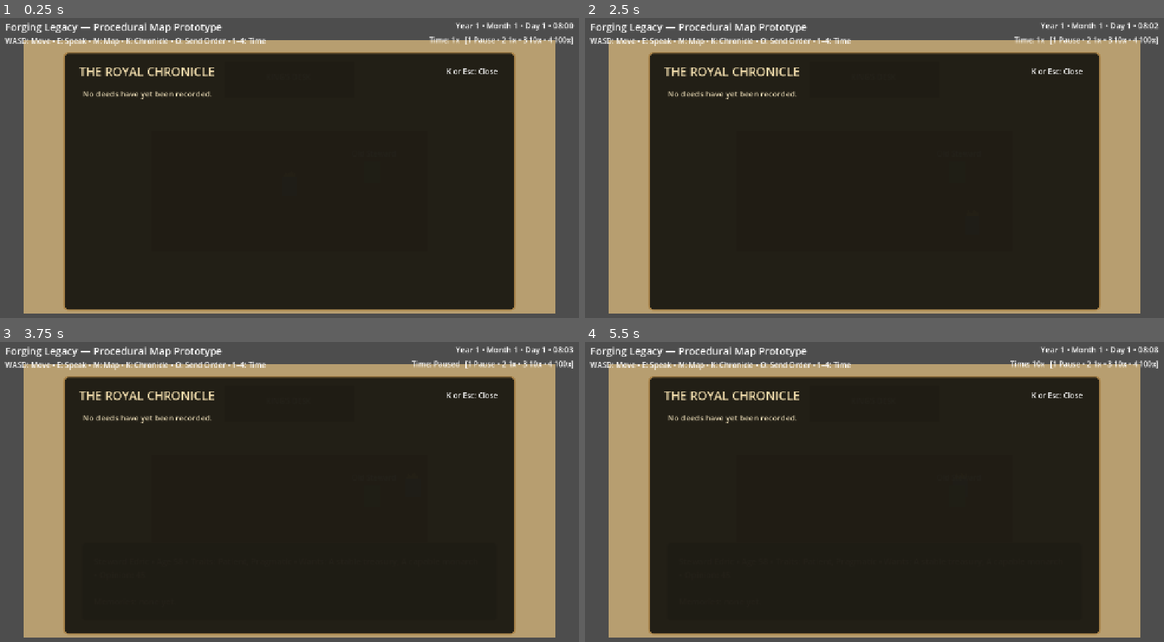
Above: before the commit, frames 1-4 (two rows, left to right).
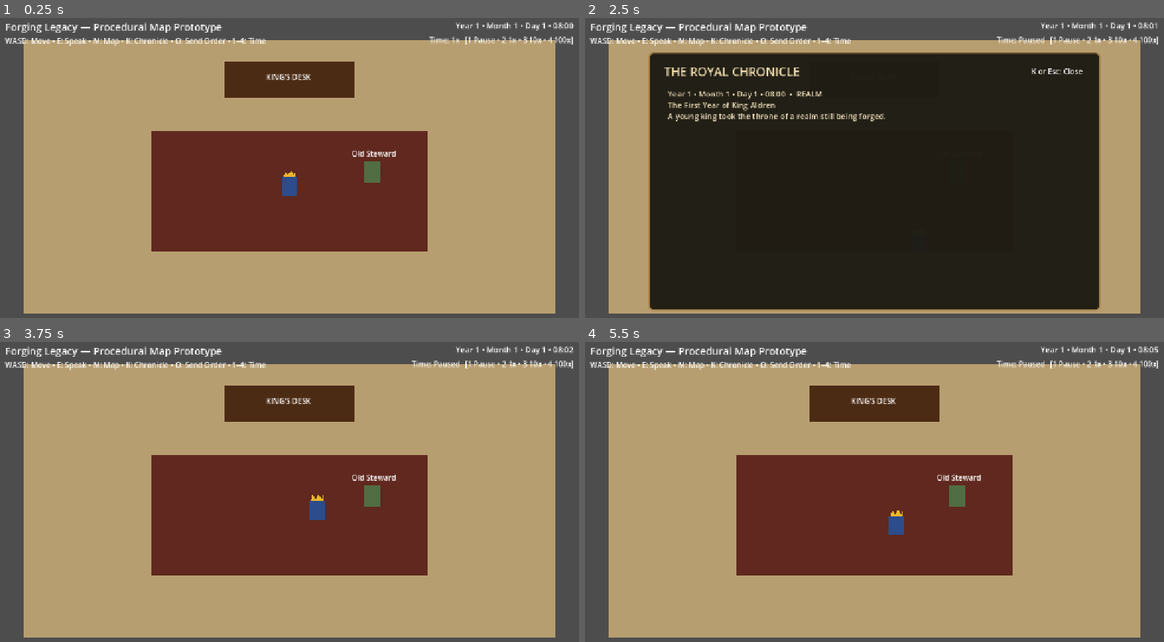
Above: after the commit, the same moments.

Repository: thomasmcanerney-gif/forging-legacy-game
Game: Godot game, scene res://scenes/main.tscn
The game is run twice, just before and just after one commit, with the same random seed, the same clock (stepped at 60 frames per second) and the same inputs.
Inputs (mouse positions are in pixels of both pictures, inside the frame that each line leads up to):
- Up to frame 1 (0.25 s): no input
- Up to frame 2 (2.5 s): tap Enter at 0.5 s; move the mouse to (1001, 159) at 0.52 s; hold D (move_right) 0.53-1.28 s; tap E (interact) at 0.6, 1.25, 1.55, 2.1 s; click (1001, 159) at 0.67 s; tap K at 0.8, 1.35, 2.3 s; move the mouse to (758, 192) at 1.27 s; hold S (move_down) 1.28-2.03 s; move the mouse to (932, 105) at 2.02 s; hold D (move_right) from 2.03 s (still down)
- Up to frame 3 (3.75 s): tap Enter at 2.75 s; move the mouse to (260, 567) at 2.77 s; release D (move_right) at 2.78 s; hold W (move_up) 2.78-3.53 s; tap K at 2.85 s; click (260, 567) at 2.92 s; tap E (interact) at 3.05, 3.5 s; move the mouse to (468, 552) at 3.52 s; hold A (move_left) from 3.53 s (still down); tap 1 at 3.6 s
- Up to frame 4 (5.5 s): tap K at 3.8, 5.3 s; tap Enter at 4.25 s; move the mouse to (695, 450) at 4.27 s; tap 2 at 4.35 s; tap E (interact) at 4.55, 5 s; move the mouse to (903, 501) at 5.02 s; release A (move_left) at 5.03 s; hold S (move_down) from 5.03 s (still down); tap 3 at 5.1 s; click (903, 501) at 5.17 s

The runs differ from the first frame. In frame 1, 67% of the frame differs, in the area x 10-90%, y 11-98%; in frame 2, 1.2%; in frame 3, 67%; in frame 4, 67%, in the area x 10-99%, y 1-98%.

Commit message:
Record game events in an interactive Chronicle

Diff:
--- a/scripts/main.gd
+++ b/scripts/main.gd
@@ -17,15 +17,20 @@
 @onready var selected_region_label: Label = $UI/MapPanel/SelectedRegion
 @onready var procedural_map: ProceduralMap = $UI/MapPanel/ProceduralMap
 @onready var messenger_marker: Polygon2D = $UI/MapPanel/ProceduralMap/Messenger
+@onready var chronicle_panel: Panel = $UI/ChroniclePanel
+@onready var chronicle_text: RichTextLabel = $UI/ChroniclePanel/ChronicleText
 
 var diplomacy_system: DiplomacySystem = DiplomacySystem.new()
 var foreign_event_system: ForeignEventSystem = ForeignEventSystem.new()
 var regional_decision_system: RegionalDecisionSystem = RegionalDecisionSystem.new()
+var chronicle: Chronicle = Chronicle.new()
 var dialogue_open: bool = false
 var map_open: bool = false
 var world_view: bool = false
 var selected_region_index: int = 0
 var selected_kingdom_id: String = "player"
+var chronicle_open: bool = false
+var speed_before_chronicle: float = 1.0
 
 func _ready() -> void:
 	add_child(diplomacy_system)
@@ -34,6 +39,7 @@
 	dialogue_panel.visible = false
 	prompt.visible = false
 	map_panel.visible = false
+	chronicle_panel.visible = false
 	messenger_marker.visible = false
 	procedural_map.setup(kingdom_state)
 	procedural_map.region_clicked.connect(_select_region_by_id)
@@ -57,6 +63,7 @@
 	_on_speed_changed(game_time.get_speed_name())
 	_update_map_mode_text()
 	_update_selected_region_display()
+	_record_chronicle("Realm", "The First Year of King Aldren", "A young king took the throne of a realm still being forged.")
 
 func _process(delta: float) -> void:
 	messenger_system.advance(delta, game_time.speed_multiplier)
@@ -67,8 +74,8 @@
 		var diplomatic_ruler: CharacterData = kingdom_state.get_ruler_for_kingdom(diplomacy_system.target_id)
 		diplomacy_system.advance(delta, game_time.speed_multiplier, diplomatic_target, diplomatic_ruler)
 	var close_enough: bool = player.global_position.distance_to(advisor.global_position) < 90.0
-	prompt.visible = close_enough and not dialogue_open and not map_open
-	if close_enough and Input.is_action_just_pressed("interact") and not map_open:
+	prompt.visible = close_enough and not dialogue_open and not map_open and not chronicle_open
+	if close_enough and Input.is_action_just_pressed("interact") and not map_open and not chronicle_open:
 		_set_dialogue_open(not dialogue_open)
 		if dialogue_open:
 			var steward: CharacterData = kingdom_state.get_character("steward")
@@ -85,6 +92,7 @@
 			KEY_3: game_time.set_speed(10.0)
 			KEY_4: game_time.set_speed(100.0)
 			KEY_M: _toggle_map()
+			KEY_K: _toggle_chronicle()
 			KEY_V:
 				if map_open: _toggle_world_view()
 			KEY_T:
@@ -107,9 +115,35 @@
 			KEY_P:
 				if regional_decision_system.is_waiting_for_decision(): _choose_regional_response("pardon")
 			KEY_ESCAPE:
-				if map_open and not foreign_event_system.is_waiting_for_decision() and not regional_decision_system.is_waiting_for_decision(): _set_map_open(false)
+				if chronicle_open: _set_chronicle_open(false)
+				elif map_open and not foreign_event_system.is_waiting_for_decision() and not regional_decision_system.is_waiting_for_decision(): _set_map_open(false)
+
+func _toggle_chronicle() -> void:
+	if foreign_event_system.is_waiting_for_decision() or regional_decision_system.is_waiting_for_decision():
+		return
+	_set_chronicle_open(not chronicle_open)
+
+func _set_chronicle_open(open: bool) -> void:
+	chronicle_open = open
+	chronicle_panel.visible = open
+	if open:
+		if map_open: _set_map_open(false)
+		if dialogue_open: _set_dialogue_open(false)
+		speed_before_chronicle = game_time.speed_multiplier
+		game_time.set_speed(0.0)
+		chronicle_text.text = chronicle.get_display_text()
+	else:
+		game_time.set_speed(speed_before_chronicle)
+	player.set_movement_enabled(not open and not map_open and not dialogue_open)
+	prompt.visible = false
+
+func _record_chronicle(category: String, title: String, description: String) -> void:
+	chronicle.record(game_time.get_display_text(), category, title, description)
+	if chronicle_open:
+		chronicle_text.text = chronicle.get_display_text()
 
 func _toggle_map() -> void:
+	if chronicle_open: return
 	if (foreign_event_system.is_waiting_for_decision() or regional_decision_system.is_waiting_for_decision()) and map_open:
 		return
 	_set_map_open(not map_open)
@@ -240,6 +274,8 @@
 
 func _choose_coup_response(choice: String) -> void:
 	if not foreign_event_system.choose_response(choice): return
+	var coup_choice: String = "Support King Malek" if choice == "support" else ("Recognize the rebels" if choice == "recognize" else "Remain neutral")
+	_record_chronicle("Foreign Affairs", "The Edrath Coup", "King Aldren chose to %s." % coup_choice.to_lower())
 	var edrath: WorldKingdomData = kingdom_state.get_world_kingdom("edrath")
 	if edrath == null: return
 	if choice == "support":
@@ -255,6 +291,8 @@
 		map_status.text = "Another royal messenger is still abroad. The March must wait for his return."
 		return
 	if not regional_decision_system.choose_response(choice): return
+	var choice_title: String = "Hunt the bandits" if choice == "hunt" else ("Guard the roads" if choice == "guard" else "Offer pardon for service")
+	_record_chronicle("Royal Decision", "The Bandits of Northern March", "King Aldren ordered: %s." % choice_title)
 	var northern_march: RegionData = kingdom_state.get_region("northern_march")
 	if northern_march == null: return
 	var order_text: String = ""
@@ -320,6 +358,7 @@
 			_update_map_mode_text()
 			selected_region_label.text = "REPORT FROM NORTHERN MARCH"
 			map_status.text = messenger_system.last_report
+			_record_chronicle("Regional Report", "The March Answered", messenger_system.last_report)
 		else:
 			_update_selected_region_display()
 
@@ -368,6 +407,7 @@
 		else:
 			target.change_relation(-5)
 			result_text = "%s refused the alliance." % target.ruler_name
+	_record_chronicle("Diplomacy", "%s: %s" % [target.display_name, proposal.capitalize()], result_text)
 	var responding_ruler: CharacterData = kingdom_state.get_ruler_for_kingdom(target_id)
 	if responding_ruler != null:
 		var memory_weight: int = 4 if outcome == "accepted" else (1 if outcome == "countered" else -3)
@@ -380,6 +420,7 @@
 	procedural_map.queue_redraw()
 
 func _on_foreign_news_arrived(text: String) -> void:
+	_record_chronicle("Foreign Crisis", "Coup in Edrath", text)
 	game_time.set_speed(0.0)
 	world_view = true
 	procedural_map.set_world_view(true)
@@ -418,9 +459,11 @@
 	_update_map_mode_text()
 	selected_region_label.text = "AFTERMATH: %s" % edrath.get_summary()
 	map_status.text = text
+	_record_chronicle("Foreign Affairs", "The Fate of Edrath", text)
 	procedural_map.queue_redraw()
 
 func _on_regional_crisis_arrived(text: String) -> void:
+	_record_chronicle("Regional Crisis", "Bandits in Northern March", text)
 	game_time.set_speed(0.0)
 	world_view = false
 	procedural_map.set_world_view(false)
